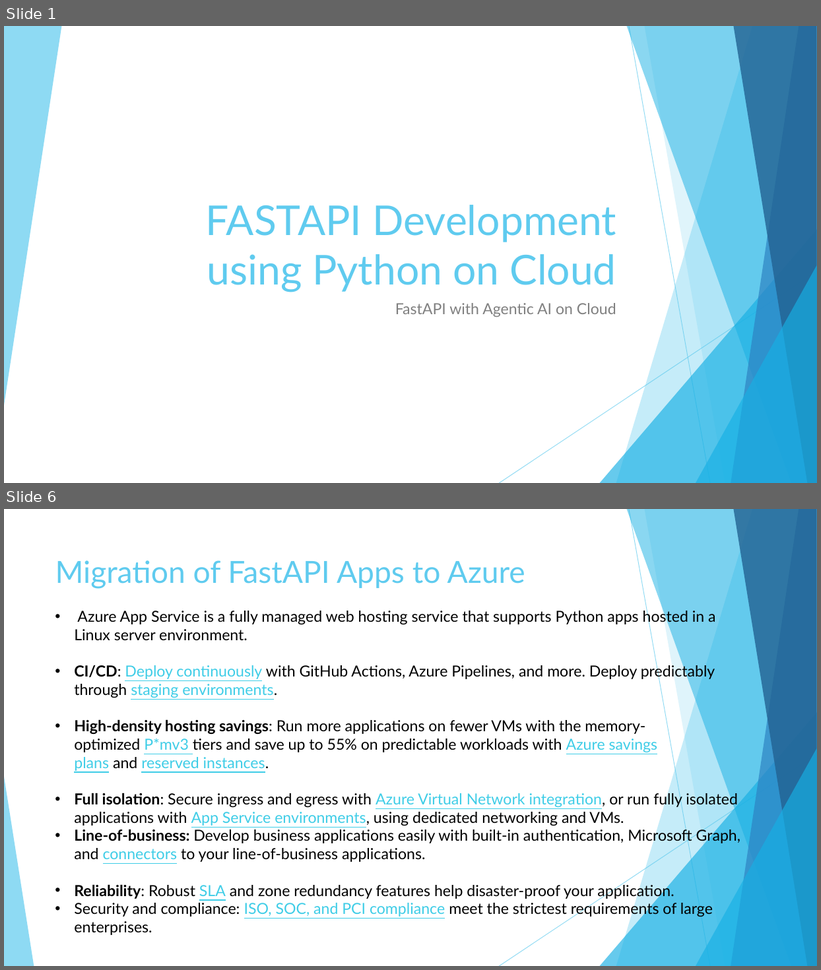
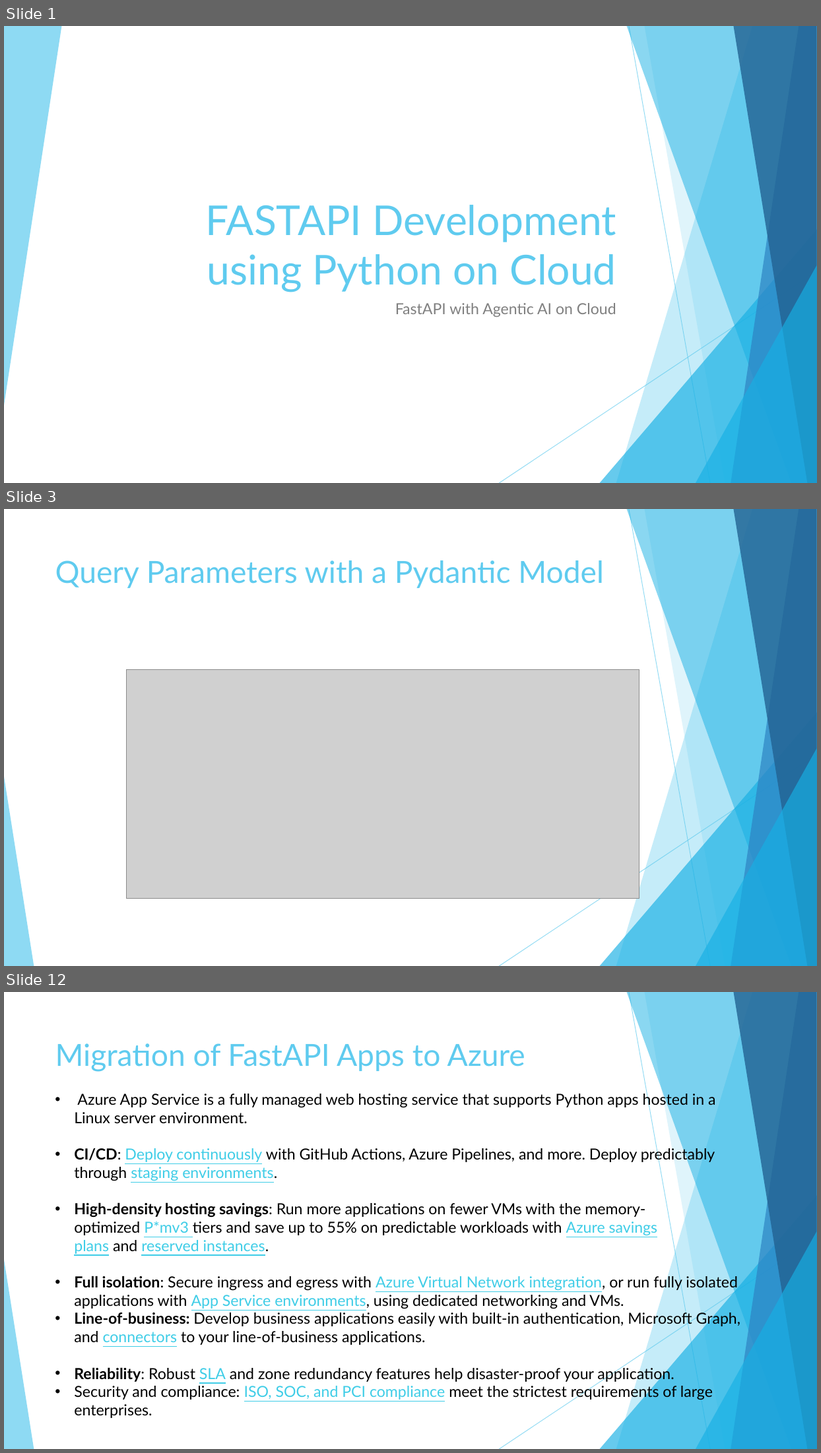
Before and after one commit to imcuteani/FastAPI-PythonAI-Development, a slide deck: Slides/Day-3/FASTAPI Development using Python on Cloud-Day3.pptx. Shown one above the other, each under a label of ours: slides 1 and 6 before the commit, slides 1, 3 and 12 after it; the slides between them are not shown. The pictures are 821x970 and 821x1453 pixels, drawn with LibreOffice and Linux fonts; fonts in the diff are those of the drawing; grey boxes stand for pictures. Boxes give left, top, right and bottom in pixels: in the first picture for what was removed or moved away, otherwise in the second. Text is boxed around its words. In the diff, an @@ line names an element or a change of style, - is before the commit and + after.

```diff
--- a/Slides/Day-3/FASTAPI Development using Python on Cloud-Day3.pptx
+++ b/Slides/Day-3/FASTAPI Development using Python on Cloud-Day3.pptx
@@ slide 3 added at (x1=4, y1=509, x2=817, y2=966), background #FFFFFF; not listed: 10 template elements that a slide beside it also shows @@
@@ title added at (x1=55, y1=560, x2=604, y2=588), 36 pt, text #5FCBEF @@
+Query Parameters with a Pydantic Model
@@ picture added at (x1=127, y1=669, x2=639, y2=899) @@
@@ what was slide 6 is now slide 12 @@
```
Also in this commit, not shown: 3 slides changed, 11 other slides added, 8 other files.
